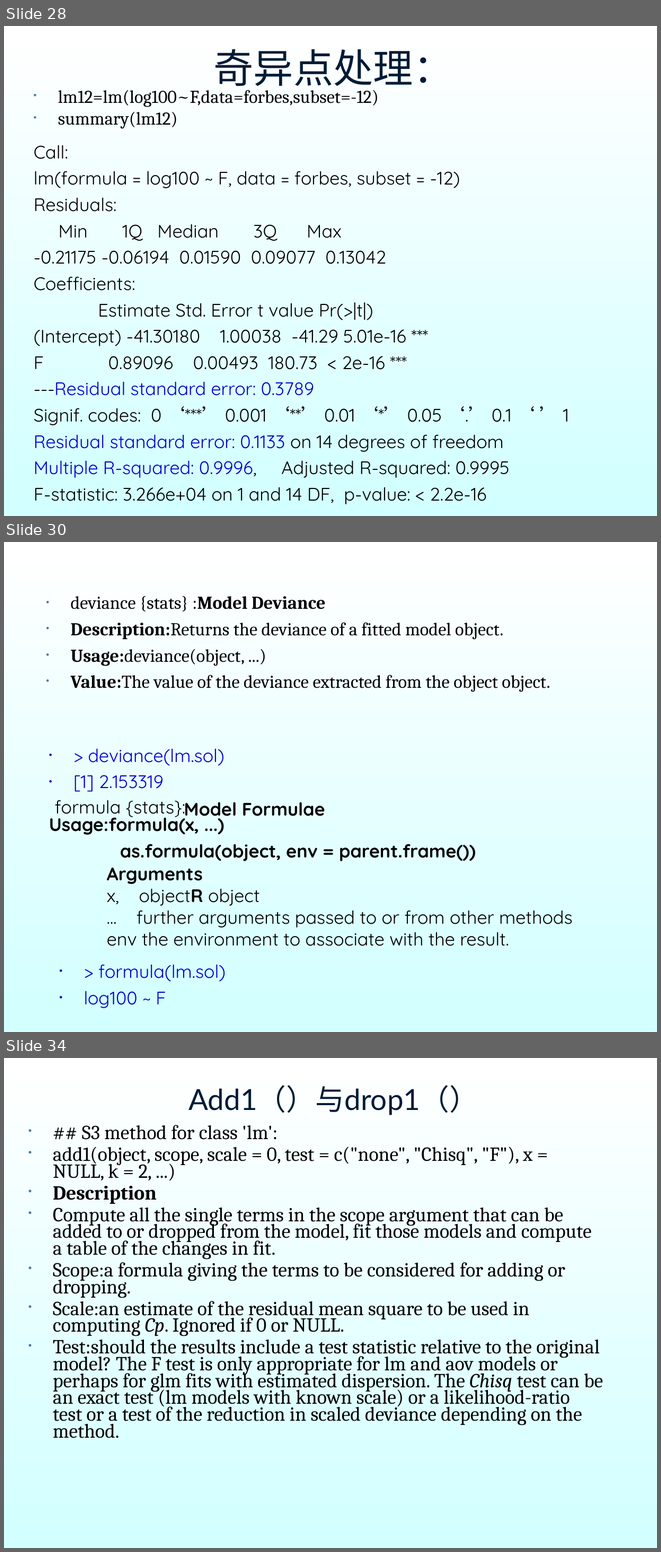
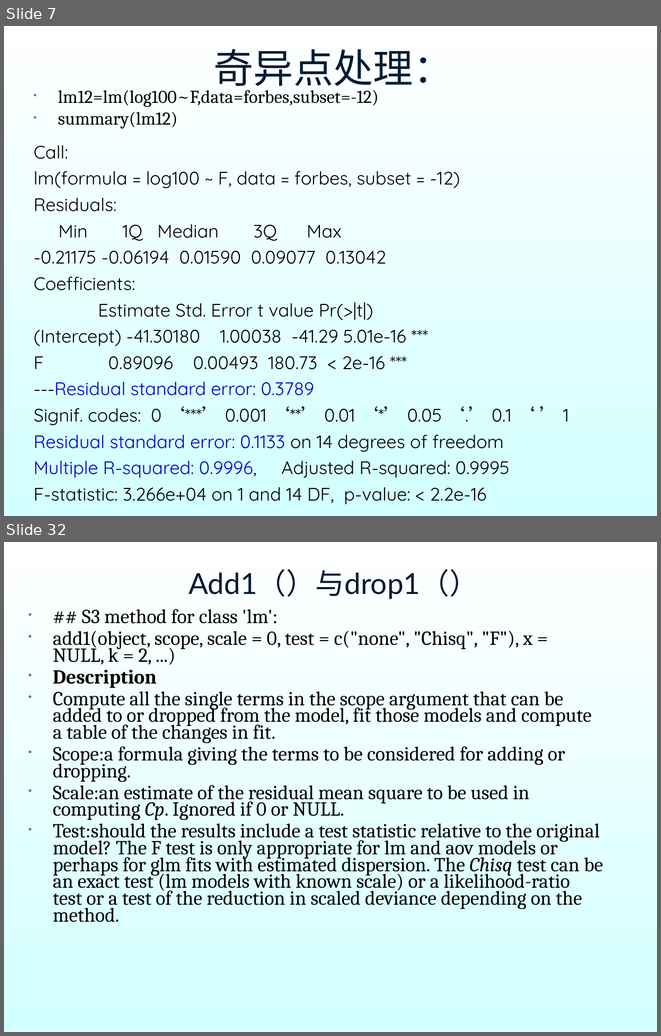
Before and after one commit to shfkuang/shfkuang.github.io, a slide deck: sc2019/scch62.ppt. Shown one above the other, each under a label of ours: slides 28, 30 and 34 before the commit, slides 7 and 32 after it; the slides between them are not shown. The pictures are 661x1552 and 661x1036 pixels, drawn with LibreOffice and Linux fonts; fonts in the diff are those of the drawing; background and template pictures are left out. Boxes give left, top, right and bottom in pixels: in the first picture for what was removed or moved away, otherwise in the second. Text is boxed around its words. In the diff, an @@ line names an element or a change of style, - is before the commit and + after.

```diff
--- a/sc2019/scch62.ppt
+++ b/sc2019/scch62.ppt
@@ slide 30 removed at box(4, 542, 657, 1032), background gradient #FFFFFF to #D2FFFF @@
@@ text removed at box(71, 596, 550, 692) @@
-• deviance {stats} :Model Deviance
-• Description:Returns the deviance of a fitted model object.
-• Usage:deviance(object, ...)
-• Value:The value of the deviance extracted from the object object.
@@ text removed at box(73, 748, 224, 792) @@
-• > deviance(lm.sol)
-• [1] 2.153319
@@ text removed at box(55, 800, 185, 819) @@
-formula {stats}:
@@ text removed at box(184, 802, 325, 821) @@
-Model Formulae
@@ text removed at box(49, 812, 476, 861) @@
-Usage:formula(x, ...)
-as.formula(object, env = parent.frame())
@@ text removed at box(107, 867, 572, 946) @@
-Arguments
-x, objectR object
-... further arguments passed to or from other methods
-env the environment to associate with the result.
@@ text removed at box(84, 964, 226, 1008) @@
-• > formula(lm.sol)
-• log100 ~ F
@@ what was slide 28 is now slide 7 @@
@@ what was slide 34 is now slide 32 @@
```
Also in this commit, not shown: 2 slides changed, 1 slide added, 2 other slides removed, 2 other files.
